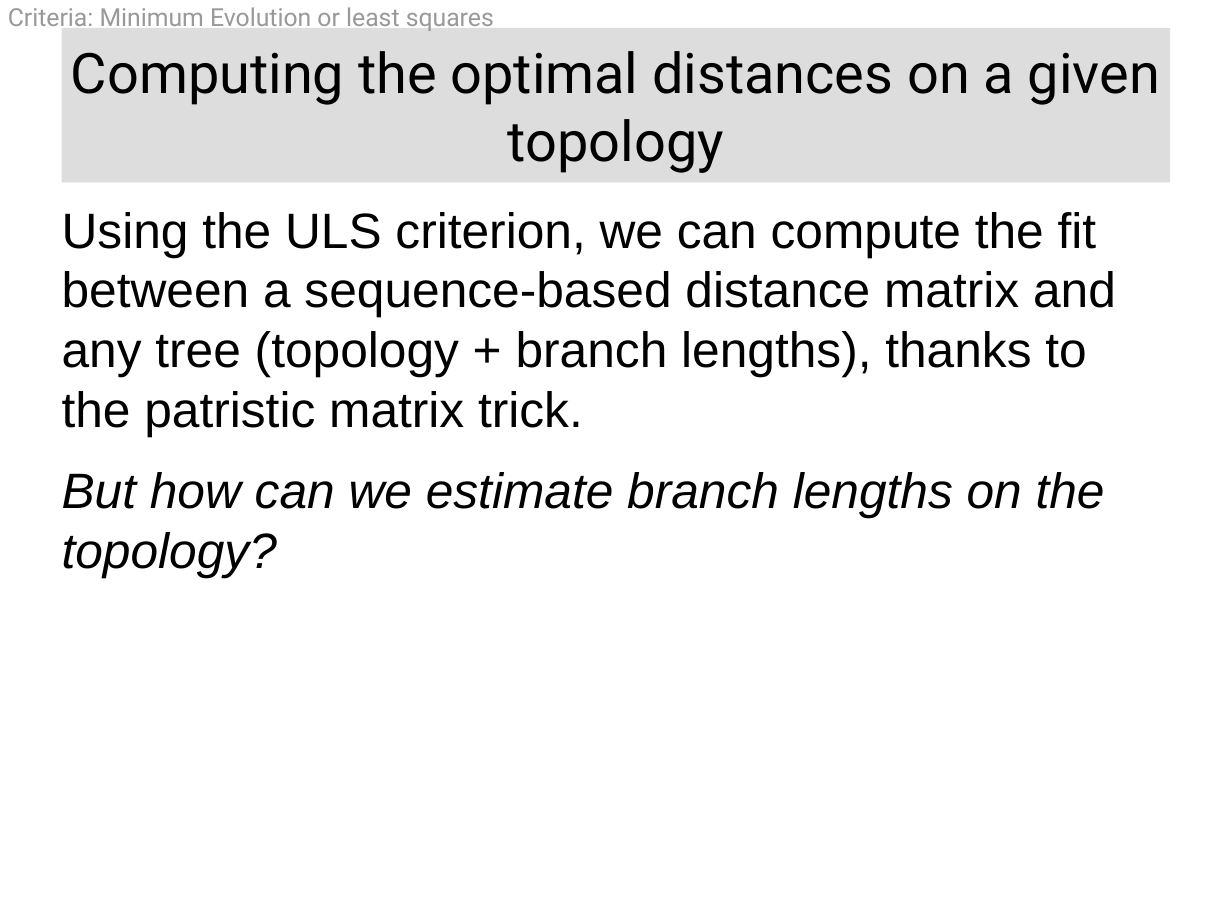
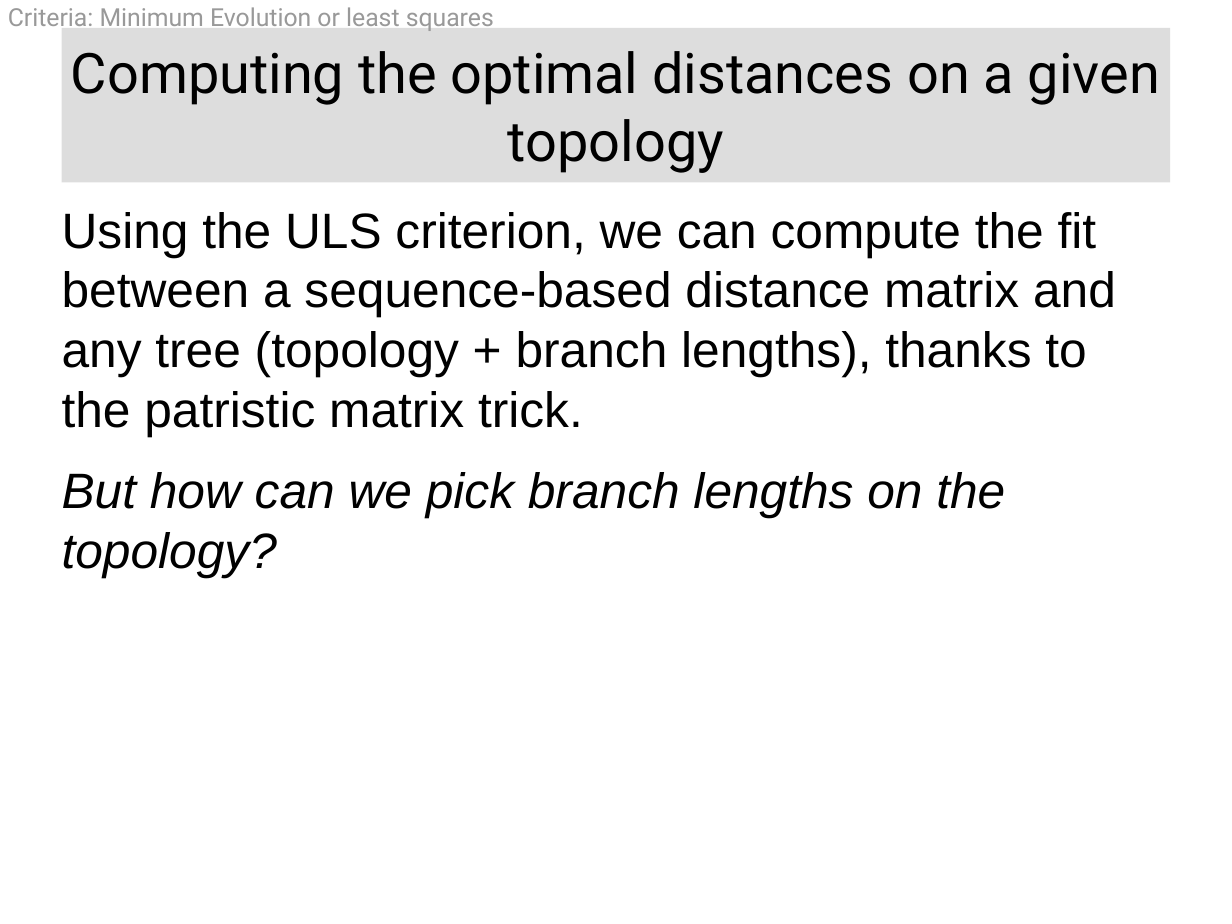
Before and after one commit to Boussau/boussau.github.io, a slide deck: slide 47 of COME_courses/Cambridge_2022/2_optimality_criteria/Presentation_Criteria_DistanceMethods.odp (slide 24 before the commit). Drawn at 1232x924 pixels with LibreOffice and Linux fonts; fonts in the diff are those of the drawing. Boxes give left, top, right and bottom in pixels: in the first picture for what was removed or moved away, otherwise in the second. Text is boxed around its words. In the diff, an @@ line names an element or a change of style, - is before the commit and + after.

```diff
--- a/COME_courses/Cambridge_2022/2_optimality_criteria/Presentation_Criteria_DistanceMethods.odp
+++ b/COME_courses/Cambridge_2022/2_optimality_criteria/Presentation_Criteria_DistanceMethods.odp
@@ text at bbox=[62, 472, 1005, 577]: text changed @@
-But how can we estimate branch lengths on the topology?
+But how can we pick branch lengths on the topology?
```
Also in this commit, not shown: 15 other slides changed, 56 slides added.
